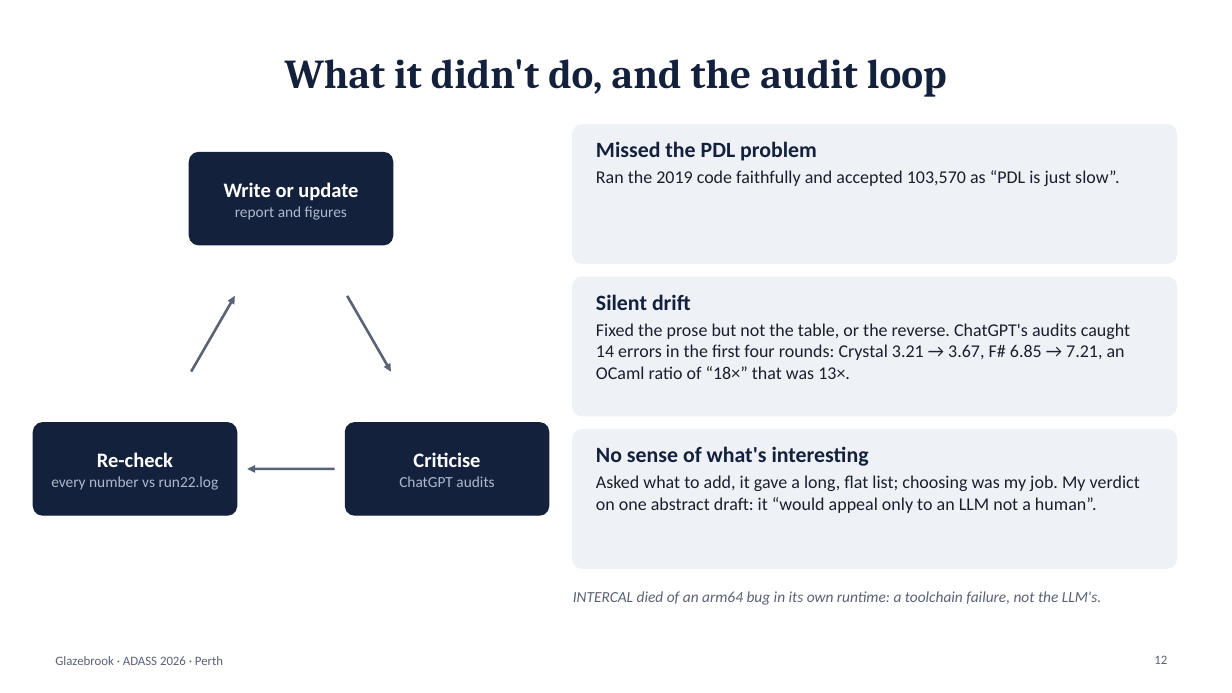
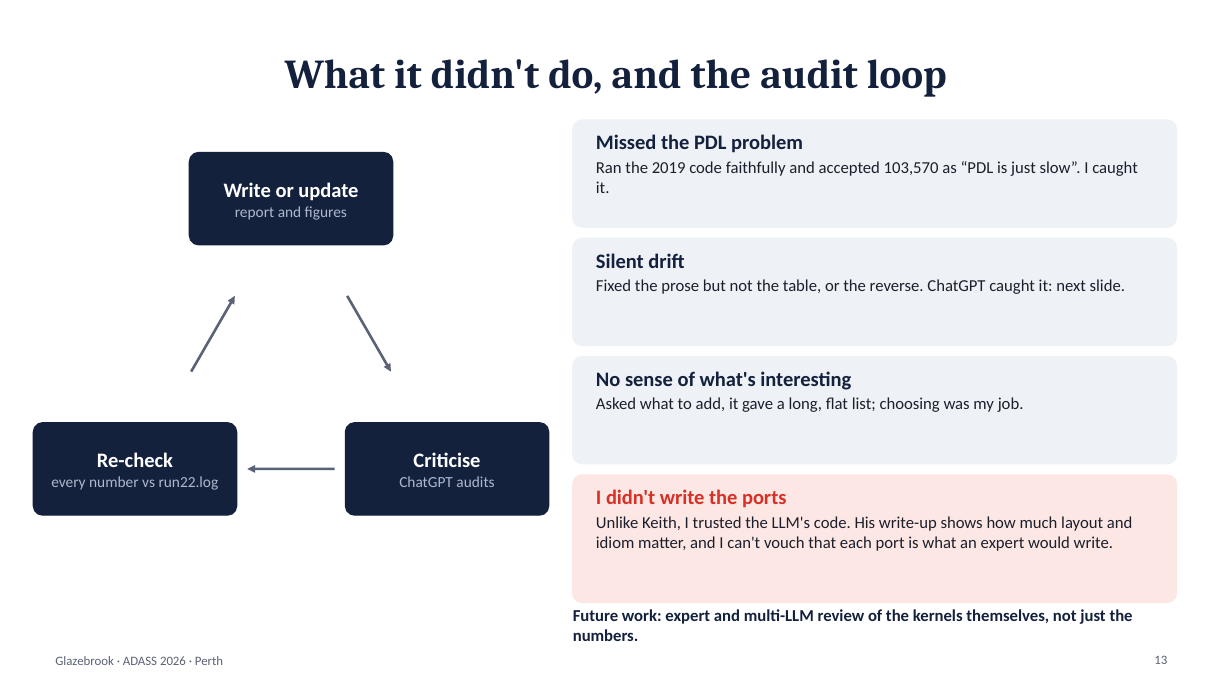
Before and after one commit to karlglazebrook/ADASS2026, a slide deck: slide 13 of talk/ADASS2026-talk.pptx (slide 12 before the commit). Drawn at 1232x693 pixels with LibreOffice and Linux fonts; fonts in the diff are those of the drawing. Boxes give left, top, right and bottom in pixels: in the first picture for what was removed or moved away, otherwise in the second. Text is boxed around its words. In the diff, an @@ line names an element or a change of style, - is before the commit and + after.

```diff
--- a/talk/ADASS2026-talk.pptx
+++ b/talk/ADASS2026-talk.pptx
@@ rounded rectangle: place and size @@
-rounded rectangle at (573, 125, 1177, 263)
+rounded rectangle at (573, 120, 1177, 227)
@@ text at (596, 134, 803, 153): size 17 to 16 pt in "Missed the PDL problem"; less space between paragraphs @@
@@ text "Missed the PDL problem": place and size @@
-text "Missed the PDL problem" at (596, 141, 1119, 186)
+text "Missed the PDL problem" at (596, 134, 1138, 193)
@@ text at (596, 161, 1138, 193): text changed; size 14 to 13 pt @@
-Ran the 2019 code faithfully and accepted 103,570 as “PDL is just slow”.
+Ran the 2019 code faithfully and accepted 103,570 as “PDL is just slow”. I caught it.
@@ rounded rectangle: place and size @@
-rounded rectangle at (573, 277, 1177, 416)
+rounded rectangle at (573, 238, 1177, 346)
@@ text at (596, 253, 684, 268): size 17 to 16 pt in "Silent drift"; less space between paragraphs @@
@@ text "Silent drift": place and size @@
-text "Silent drift" at (596, 294, 1130, 379)
+text "Silent drift" at (596, 253, 1125, 294)
@@ text at (596, 279, 1125, 294): text changed; size 14 to 13 pt @@
-Fixed the prose but not the table, or the reverse. ChatGPT's audits caught 14 errors in the first four rounds: Crystal 3.21 → 3.67, F# 6.85 → 7.21, an OCaml ratio of “18×” that was 13×.
+Fixed the prose but not the table, or the reverse. ChatGPT caught it: next slide.
@@ proportions changed in 3 elements at (573, 120, 1177, 227), (573, 238, 1177, 346), (573, 357, 1177, 464) @@
@@ rounded rectangle: place and size @@
-rounded rectangle at (573, 430, 1177, 568)
+rounded rectangle at (573, 357, 1177, 464)
@@ text at (596, 371, 851, 390): size 17 to 16 pt in "No sense of what's interesting"; less space between paragraphs @@
@@ text "No sense of what's interesting": place and size @@
-text "No sense of what's interesting" at (596, 446, 1140, 513)
+text "No sense of what's interesting" at (596, 371, 1024, 412)
@@ text at (596, 397, 1024, 412): text changed; size 14 to 13 pt @@
-Asked what to add, it gave a long, flat list; choosing was my job. My verdict on one abstract draft: it “would appeal only to an LLM not a human”.
+Asked what to add, it gave a long, flat list; choosing was my job.
@@ rounded rectangle added at (573, 475, 1177, 603), fill #FDE7E4, outline #FDE7E4 1 pt @@
@@ text added at (596, 489, 1132, 551), 13 pt, text #1B1F2B @@
+I didn't write the ports
+Unlike Keith, I trusted the LLM's code. His write-up shows how much layout and idiom matter, and I can't vouch that each port is what an expert would write.
@@ text removed at (573, 591, 1101, 605) @@
-INTERCAL died of an arm64 bug in its own runtime: a toolchain failure, not the LLM's.
@@ text added at (573, 609, 1133, 641), 13 pt, text #14213D, bold @@
+Future work: expert and multi-LLM review of the kernels themselves, not just the numbers.
@@ page number at (1154, 655, 1167, 664): text changed @@
-12
+13
```
Also in this commit, not shown: 8 other slides changed, 3 slides added, 1 slide removed, 7 other files.
